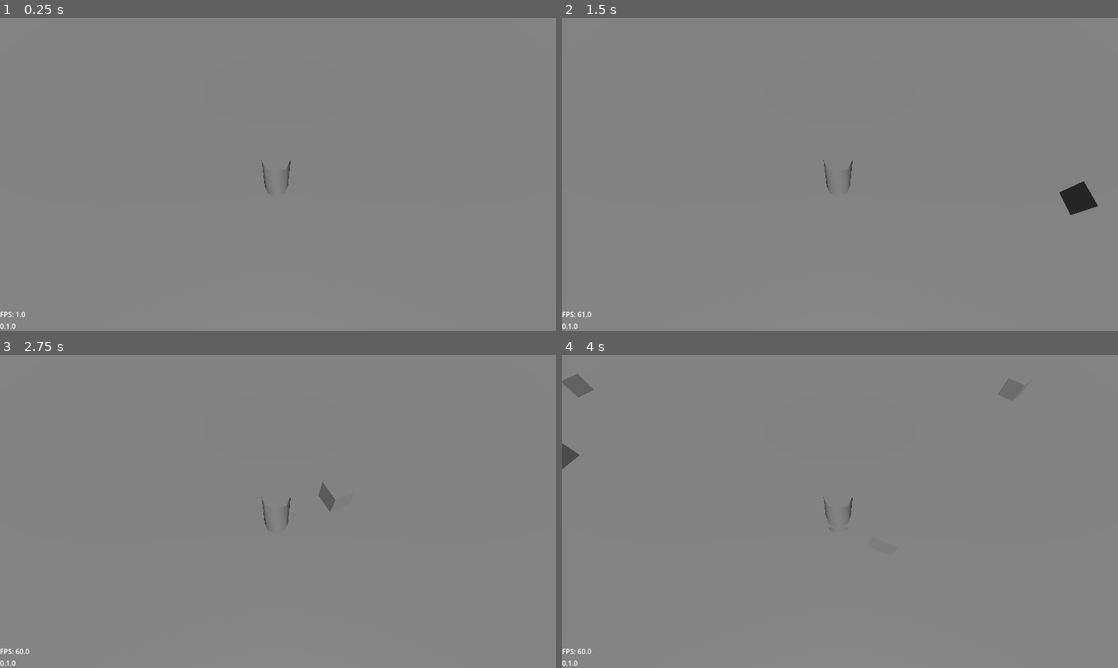
Above: before the commit, frames 1-4 (two rows, left to right).
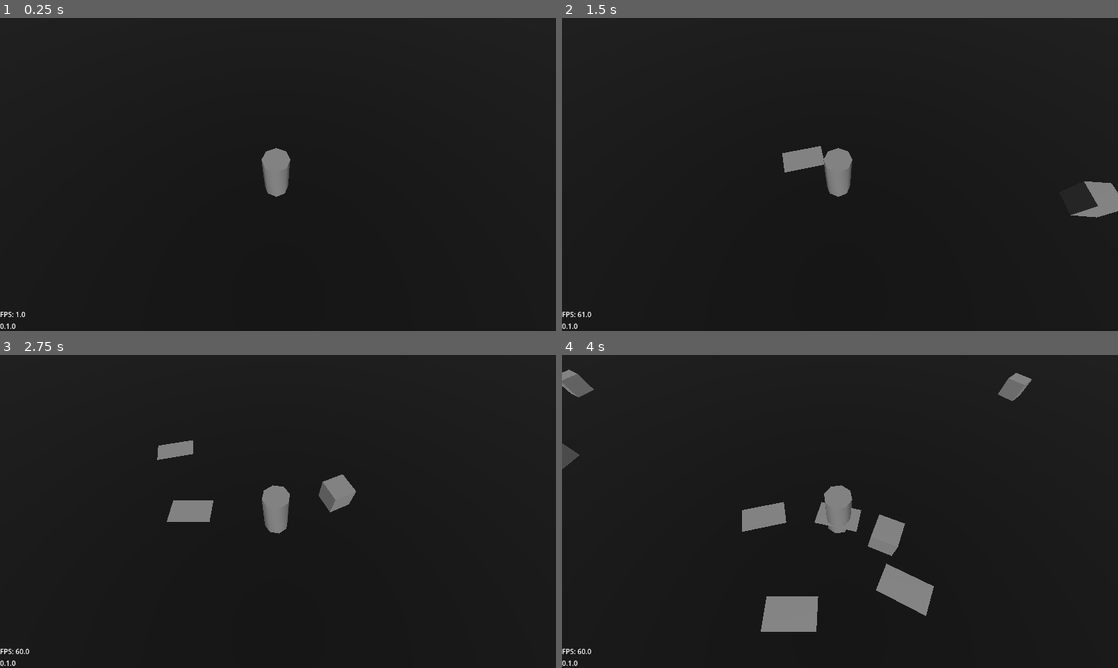
Above: after the commit, the same moments.

Repository: Grey-B/toy-defenders
Game: Godot game, scene res://src/core/main_game/main_game.tscn
The game is run twice, just before and just after one commit, with the same random seed, the same clock (stepped at 60 frames per second) and the same inputs.
Inputs:
- Up to frame 1 (0.25 s): no input
- Up to frame 2 (1.5 s): tap Enter at 0.5 s; hold D (move_right) 0.53-1.28 s; tap I at 0.6, 1.35 s; hold S (move_down) from 1.28 s (still down)
- Up to frame 3 (2.75 s): release S (move_down) at 2.03 s; hold D (move_right) from 2.03 s (still down); tap I at 2.1 s
- Up to frame 4 (4 s): release D (move_right) at 2.78 s; hold W (move_up) 2.78-3.53 s; tap I at 2.85, 3.6 s; hold A (move_left) from 3.53 s (still down)

The runs differ from the first frame. In frame 1, 99% of the frame differs, in the area x 0-100%, y 0-100%; in frame 2, 98%; in frame 3, 98%; in frame 4, 95%.

Commit message:
Fixed player rotation and attack model now kinda rotates with player model

Diff:
--- a/src/gameplay/player/player.gd
+++ b/src/gameplay/player/player.gd
@@ -53,10 +53,10 @@
 		set_state(States.IDLE)
 
 	if active_state == States.MOVE:
-		lerp_angle(
+		model_instance.rotation.y = lerp_angle(
 			rotation.y,
 			atan2(velocity.x, velocity.z),
-			0.1,
+			0.15,
 		)
 		velocity.x = direction.x * speed
 		velocity.z = direction.z * speed
@@ -75,6 +75,7 @@
 	var attack_instance = equipped_weapon.attack_model.instantiate()
 	entity_root.add_child(attack_instance)
 	attack_instance.global_position = global_position
+	attack_instance.rotation.y = model_instance.rotation.y
 
 
 func take_damage(damage: int) -> void:
--- a/src/levels/prototypes/test_level_1.tscn
+++ b/src/levels/prototypes/test_level_1.tscn
@@ -11,6 +11,9 @@
 
 [sub_resource type="BoxShape3D" id="BoxShape3D_6owma"]
 size = Vector3(200, 1, 200)
+
+[sub_resource type="StandardMaterial3D" id="StandardMaterial3D_6yl8a"]
+albedo_color = Color(0, 0, 0, 1)
 
 [node name="TestLevel1" type="Node3D" unique_id=1019135432]
 script = ExtResource("1_1w4w8")
@@ -34,6 +37,7 @@
 
 [node name="CSGBox3D" type="CSGBox3D" parent="StaticBody3D/CollisionShape3D" unique_id=382898587]
 size = Vector3(200, 1, 200)
+material = SubResource("StandardMaterial3D_6yl8a")
 
 [node name="PlayerSpawn" type="Marker3D" parent="." unique_id=448371376]
 unique_name_in_owner = true
